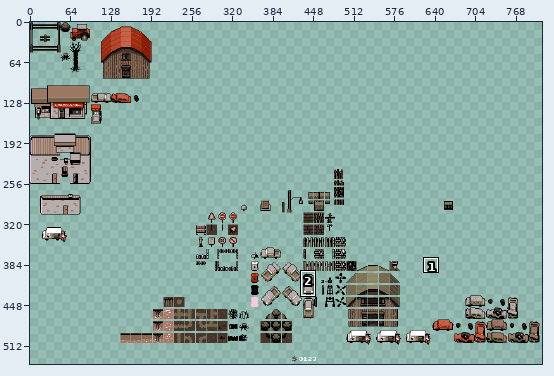
Pixel-art file -- aseprite/collidables.aseprite. The first picture is a wide view before the edit; the outline marks the close-up.
Close-up. Before:
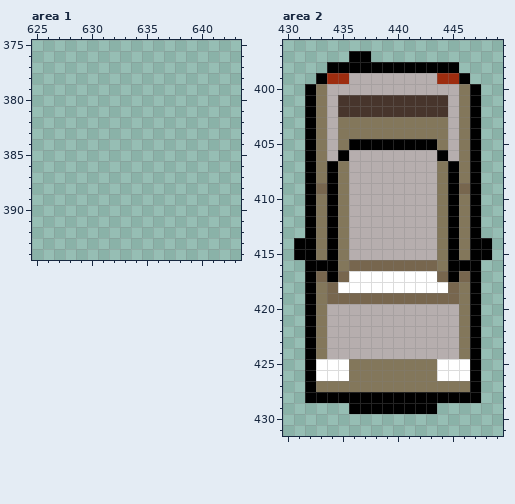
1000x1000 pixels, 1 frame. Pixels under 10% opacity are left out. Shown: area 1: x 625..643, y 375..394; area 2: x 430..449, y 396..431. The wide view leaves out empty margins. The commit also changed other parts of the picture, which this record leaves out.
After:
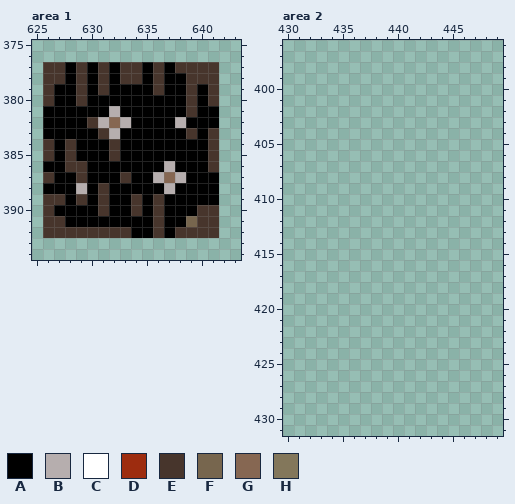
Palette (. is transparent): A #000000  B #b6aeae  C #ffffff  D #9d2c0f  E #47352c  F #77664e  G #866752  H #83775b
Difference:
--- area 1
@@ x 625..643 @@
 376 ...................
-377 ...................
-378 ...................
-379 ...................
-380 ...................
-381 ...................
-382 ...................
-383 ...................
-384 ...................
-385 ...................
-386 ...................
-387 ...................
-388 ...................
-389 ...................
-390 ...................
-391 ...................
-392 ...................
+377 .EEAEAEAEEAEAEEEE..
+378 .EEAEAEAEEAEAAEEE..
+379 .EAAEAEAAAAEAAEAE..
+380 .EAAEAAAAAAAAAEAE..
+381 .AAAAAABAAAAAAEAA..
+382 .AAAAEBGBAAAABAAA..
+383 .AAAAAEBAAAAAAEAE..
+384 .EAEAAAEAAAAAAAAE..
+385 .EAEAAAEAAAAAAAAE..
+386 .AAEEAAAAAAABAAAE..
+387 .EAAEAAAEAABGBAAA..
+388 .AAABAEAAAAABAAAA..
+389 .EEAEAEAAEAEAAAAA..
+390 .EAAAAEAAEAEAAAEE..
+391 .EEAAAAAAAAEAAFEE..
+392 .EEEEEEEEAAEAEEEE..
 393 ...................
--- area 2
@@ x 430..449 @@
 396 ....................
-397 ......AA............
-398 ....AAAAAAAAAAAA....
-399 ...ADDBBBBBBBBDDA...
-400 ..AHBBBBBBBBBBBBHA..
-401 ..AHBEEEEEEEEEEBHA..
-402 ..AHBEEEEEEEEEEBHA..
-403 ..AHBHHHHHHHHHHBHA..
-404 ..AHBHHHHHHHHHHBHA..
-405 ..AHBHAAAAAAAAHBHA..
-406 ..AHBABBBBBBBBABHA..
-407 ..AHAHBBBBBBBBHAHA..
-408 ..AHAHBBBBBBBBHAHA..
-409 ..AFAHBBBBBBBBHAFA..
-410 ..AHAHBBBBBBBBHAHA..
-411 ..AHAHBBBBBBBBHAHA..
-412 ..AHAHBBBBBBBBHAHA..
-413 ..AHAHBBBBBBBBHAHA..
-414 .AAHAHBBBBBBBBHAHAA.
-415 .AAHAHBBBBBBBBHAHAA.
-416 ..AAAHFFFFFFFFHAAA..
-417 ..AFAFCCCCCCCCFAFA..
-418 ..AHFCCCCCCCCCCFHA..
-419 ..AHFFFFFFFFFFFFHA..
-420 ..AHBBBBBBBBBBBBHA..
-421 ..AHBBBBBBBBBBBBHA..
-422 ..AHBBBBBBBBBBBBHA..
-423 ..AHBBBBBBBBBBBBHA..
-424 ..AHBBBBBBBBBBBBHA..
-425 ..ACCCHHHHHHHHCCCA..
-426 ..ACCCHHHHHHHHCCCA..
-427 ..AHHHHHHHHHHHHHHA..
-428 ..AAAAAAAAAAAAAAAA..
-429 ......AAAAAAAA......
+397 ....................
+398 ....................
+399 ....................
+400 ....................
+401 ....................
+402 ....................
+403 ....................
+404 ....................
+405 ....................
+406 ....................
+407 ....................
+408 ....................
+409 ....................
+410 ....................
+411 ....................
+412 ....................
+413 ....................
+414 ....................
+415 ....................
+416 ....................
+417 ....................
+418 ....................
+419 ....................
+420 ....................
+421 ....................
+422 ....................
+423 ....................
+424 ....................
+425 ....................
+426 ....................
+427 ....................
+428 ....................
+429 ....................
 430 ....................
Boxes around the changes in both close-ups, in picture pixels (x1, y1, x2, y2):
added: (43, 62, 219, 238)
erased: (294, 51, 492, 414)
